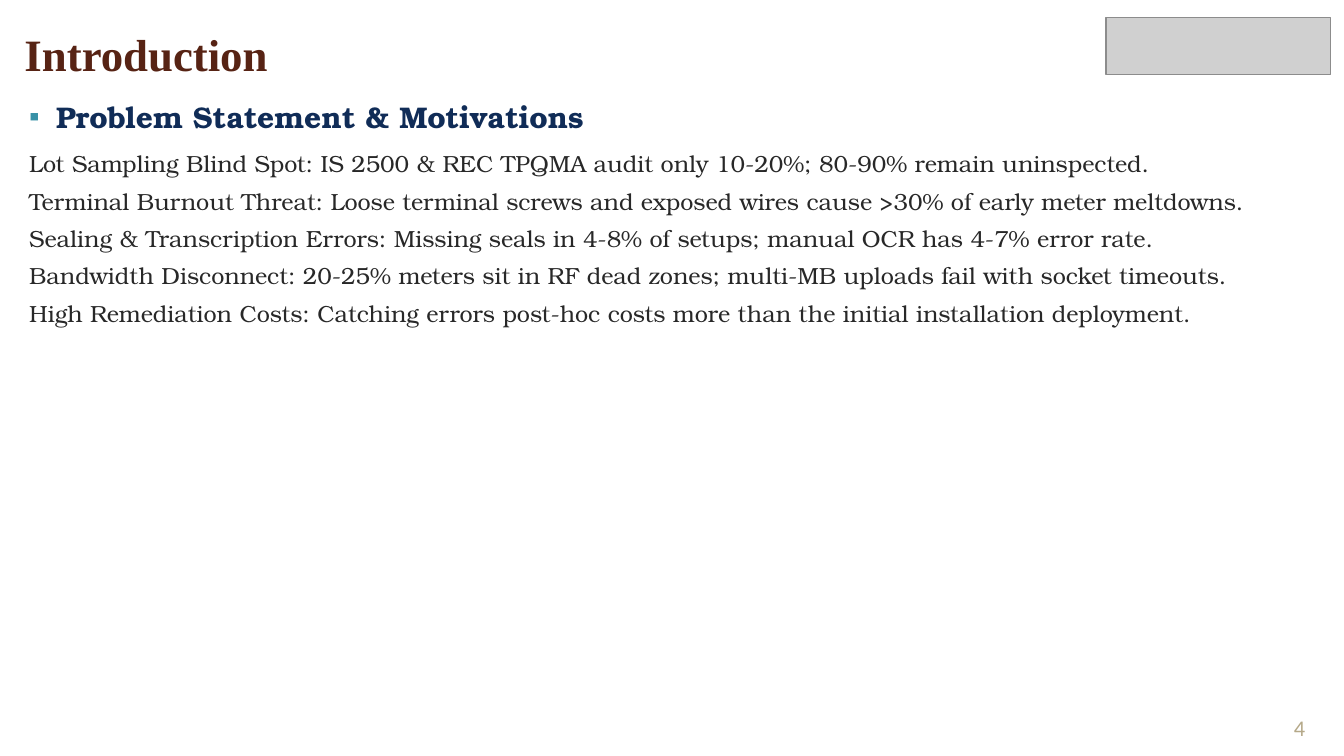
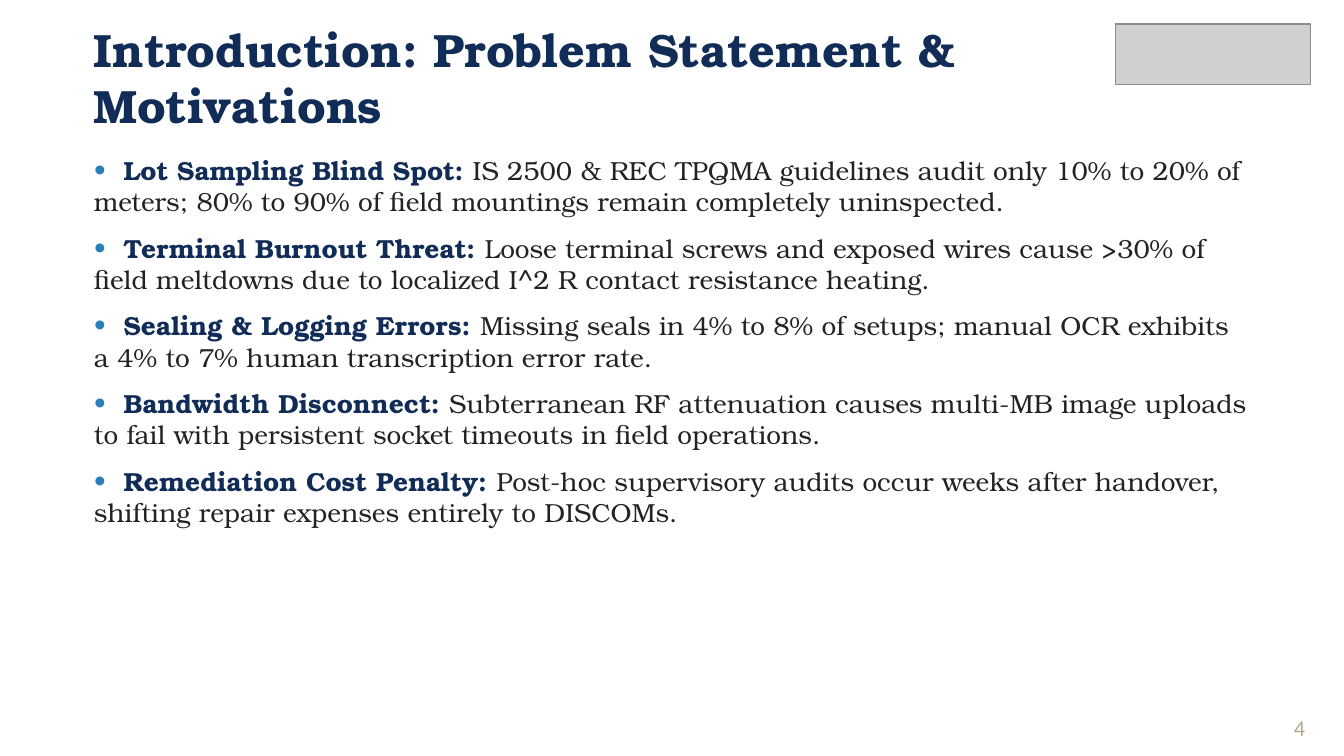
Before and after one commit to frankmathewsajan/psychic-spark, a slide deck: slide 4 of docs/presentation/Capstone_Final_Review_Presentation.pptx. Drawn at 1344x756 pixels with LibreOffice and Linux fonts; fonts in the diff are those of the drawing; grey boxes stand for pictures; background and template pictures are left out. Boxes give left, top, right and bottom in pixels: in the first picture for what was removed or moved away, otherwise in the second. Text is boxed around its words. In the diff, an @@ line names an element or a change of style, - is before the commit and + after.

Commit message:
fix(presentation-report): diagonal logo scaling, uniform bullets, abbreviations split, and layout perfection

```diff
--- a/docs/presentation/Capstone_Final_Review_Presentation.pptx
+++ b/docs/presentation/Capstone_Final_Review_Presentation.pptx
@@ picture: place and size @@
-picture at (1106, 17, 1331, 74)
+picture at (1116, 24, 1310, 85)
@@ text at (94, 31, 902, 124): text changed; size 24 to 25 pt; font Times New Roman to TeX Gyre Bonum; text colour #572314 to #102C57 @@
-Introduction
+Introduction: Problem Statement & Motivations
@@ text at (94, 160, 1247, 529): text changed; size 12.5 to 14 pt; text colour #282828 to #232323 @@
-▪ Problem Statement & Motivations
-Lot Sampling Blind Spot: IS 2500 & REC TPQMA audit only 10-20%; 80-90% remain uninspected.
-Terminal Burnout Threat: Loose terminal screws and exposed wires cause >30% of early meter meltdowns.
-Sealing & Transcription Errors: Missing seals in 4-8% of setups; manual OCR has 4-7% error rate.
-Bandwidth Disconnect: 20-25% meters sit in RF dead zones; multi-MB uploads fail with socket timeouts.
-High Remediation Costs: Catching errors post-hoc costs more than the initial installation deployment.
+• Lot Sampling Blind Spot: IS 2500 & REC TPQMA guidelines audit only 10% to 20% of meters; 80% to 90% of field mountings remain completely uninspected.
+• Terminal Burnout Threat: Loose terminal screws and exposed wires cause >30% of field meltdowns due to localized I^2 R contact resistance heating.
+• Sealing & Logging Errors: Missing seals in 4% to 8% of setups; manual OCR exhibits a 4% to 7% human transcription error rate.
+• Bandwidth Disconnect: Subterranean RF attenuation causes multi-MB image uploads to fail with persistent socket timeouts in field operations.
+• Remediation Cost Penalty: Post-hoc supervisory audits occur weeks after handover, shifting repair expenses entirely to DISCOMs.
```
Also in this commit, not shown: 15 other slides changed, 4 other files.
